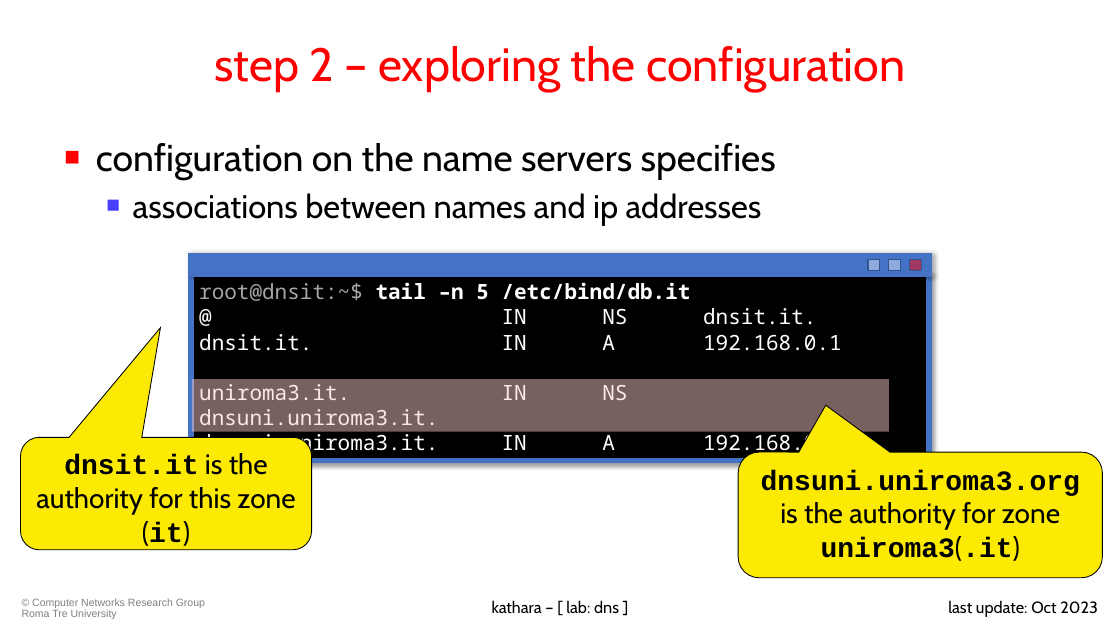
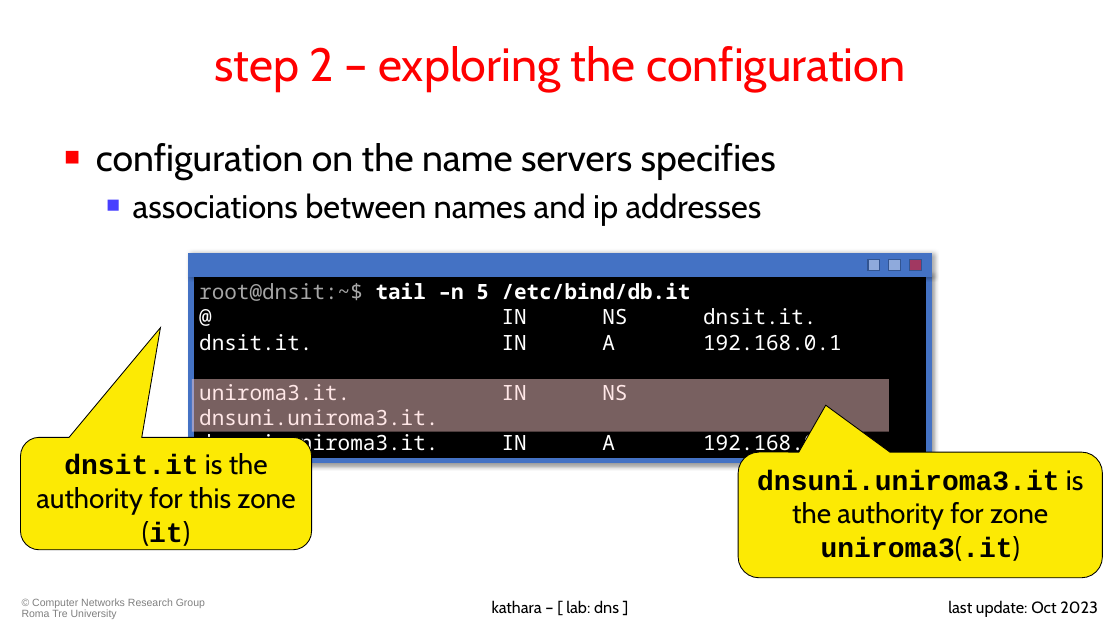
Before and after one commit to KatharaFramework/Kathara-Labs, a slide deck: slide 33 of main-labs/application-level/dns/010-kathara-lab_dns.pptx. Drawn at 1120x630 pixels with LibreOffice and Linux fonts; fonts in the diff are those of the drawing; background and template pictures are left out. Boxes give left, top, right and bottom in pixels: in the first picture for what was removed or moved away, otherwise in the second. Text is boxed around its words. In the diff, an @@ line names an element or a change of style, - is before the commit and + after.

```diff
--- a/main-labs/application-level/dns/010-kathara-lab_dns.pptx
+++ b/main-labs/application-level/dns/010-kathara-lab_dns.pptx
@@ text in rounded speech box at <box>757,470,1084,561</box>: text changed @@
-dnsuni.uniroma3.org is the authority for zone uniroma3(.it)
+dnsuni.uniroma3.it is the authority for zone uniroma3(.it)
```
Also in this commit, not shown: 13 other slides changed, 1 other file.
